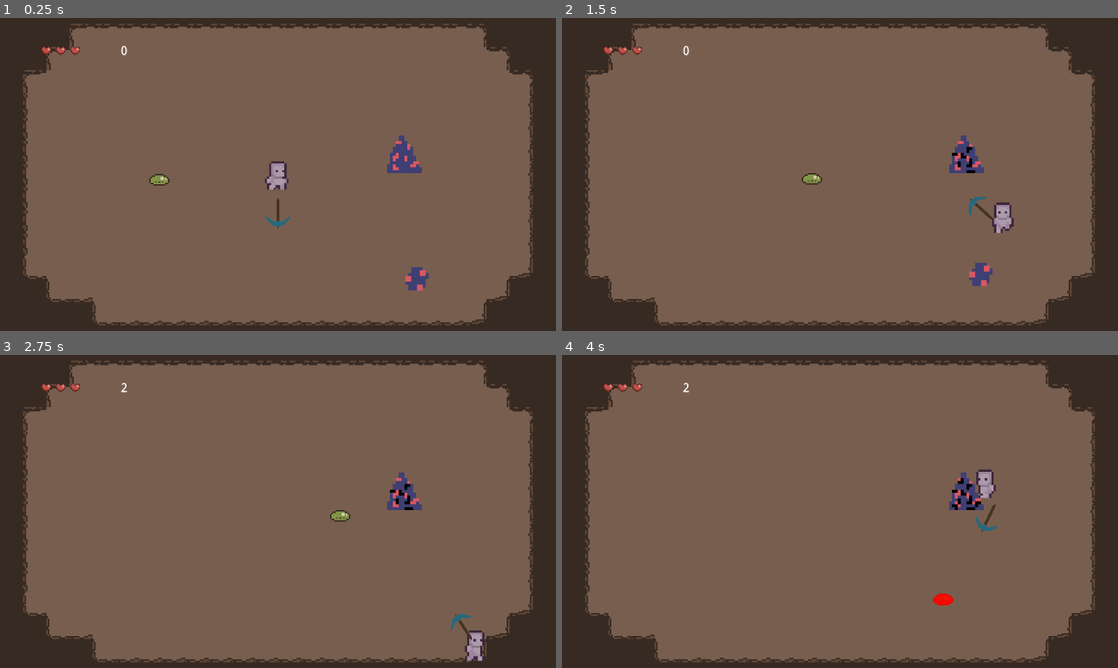
Above: before the commit, frames 1-4 (two rows, left to right).
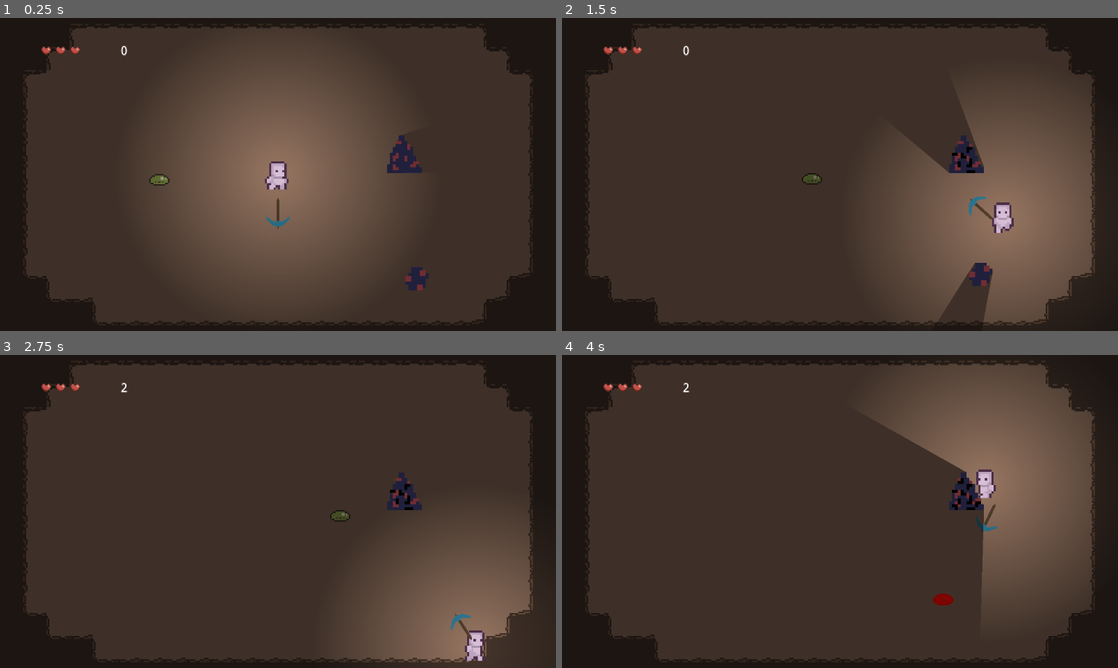
Above: after the commit, the same moments.

Repository: noahstelmak/dig-dig-down
Game: Godot game, scene res://floor_i.tscn
Two runs of this game, one before a commit and one after it. Both use one fixed random seed, a clock stepped at 60 frames per second and the inputs below.
Inputs (mouse positions are in pixels of both pictures, inside the frame that each line leads up to):
- Up to frame 1 (0.25 s): no input
- Up to frame 2 (1.5 s): tap Enter (ui_accept) at 0.5, 0.77 s; move the mouse to (962, 158) at 0.52 s; hold D (right) 0.53-1.28 s; click (962, 158) at 0.6 s; move the mouse to (728, 190) at 1.27 s; hold S (down) from 1.28 s (still down); click (728, 190) at 1.35 s
- Up to frame 3 (2.75 s): tap Enter (ui_accept) at 1.52 s; move the mouse to (333, 442) at 2.02 s; release S (down) at 2.03 s; hold D (right) from 2.03 s (still down); click (333, 442) at 2.1 s
- Up to frame 4 (4 s): move the mouse to (812, 574) at 2.77 s; release D (right) at 2.78 s; hold W (up) 2.78-3.53 s; click (812, 574) at 2.85 s; tap Enter (ui_accept) at 3.02, 3.77 s; move the mouse to (1006, 558) at 3.52 s; hold A (left) from 3.53 s (still down); click (1006, 558) at 3.6 s

The runs differ from the first frame. In frame 1, 82% of the frame differs, in the area x 0-100%, y 0-100%; in frame 2, 79%; in frame 3, 88%; in frame 4, 83%.

Commit message:
Luz e sombra

Diff:
--- a/floor_i.tscn
+++ b/floor_i.tscn
@@ -30,12 +30,6 @@
 [node name="IronOre" parent="." instance=ExtResource("4_yceoc")]
 position = Vector2(175, -31)
 
-[node name="UI" parent="." instance=ExtResource("5_txosh")]
-offset_left = -336.0
-offset_top = -192.0
-offset_right = -336.0
-offset_bottom = -192.0
-
 [node name="IronChunk" parent="." instance=ExtResource("6_auclh")]
 position = Vector2(192, 144)
 
@@ -43,3 +37,15 @@
 stream = ExtResource("7_k6gkq")
 autoplay = true
 mix_target = 2
+
+[node name="CanvasModulate" type="CanvasModulate" parent="."]
+color = Color(0.513233, 0.513233, 0.513233, 1)
+
+[node name="CanvasLayer2" type="CanvasLayer" parent="."]
+follow_viewport_enabled = true
+
+[node name="UI" parent="CanvasLayer2" instance=ExtResource("5_txosh")]
+offset_left = -336.0
+offset_top = -192.0
+offset_right = -336.0
+offset_bottom = -192.0
--- a/scenes/entities/player/player.tscn
+++ b/scenes/entities/player/player.tscn
@@ -1,9 +1,10 @@
-[gd_scene load_steps=35 format=3 uid="uid://p81ukddxm5cl"]
+[gd_scene load_steps=36 format=3 uid="uid://p81ukddxm5cl"]
 
 [ext_resource type="Script" path="res://scenes/entities/player/player.gd" id="1_g55rq"]
 [ext_resource type="PackedScene" uid="uid://doionhaksnvao" path="res://scenes/entities/player/dig_tool.tscn" id="2_7r63m"]
 [ext_resource type="Shader" path="res://scripts/utils/flash.gdshader" id="2_y7s7a"]
 [ext_resource type="Texture2D" uid="uid://gi1mhh6guufq" path="res://assets/sprites/Prototype_Character/Prototype_Character.png" id="3_jvhbg"]
+[ext_resource type="Texture2D" uid="uid://cfmjcq7e2mlbj" path="res://light.png" id="5_kmopk"]
 [ext_resource type="AudioStream" uid="uid://dj0vsni1sfanp" path="res://scenes/entities/player/ahh.mp3" id="5_rbr51"]
 [ext_resource type="AudioStream" uid="uid://b5t2a88i7b4jg" path="res://scenes/entities/player/uhh.mp3" id="6_ssey3"]
 
@@ -248,7 +249,7 @@
 material = SubResource("ShaderMaterial_rqu50")
 scale = Vector2(3, 3)
 sprite_frames = SubResource("SpriteFrames_ooesi")
-animation = &"dying"
+animation = &"walk_side"
 
 [node name="CollisionShape2D" type="CollisionShape2D" parent="."]
 position = Vector2(0, 8)
@@ -273,4 +274,11 @@
 [node name="uhh" type="AudioStreamPlayer" parent="."]
 stream = ExtResource("6_ssey3")
 
+[node name="PointLight2D" type="PointLight2D" parent="."]
+position = Vector2(-2.27374e-13, -4.76837e-07)
+scale = Vector2(0.886719, 0.871094)
+energy = 0.75
+shadow_enabled = true
+texture = ExtResource("5_kmopk")
+
 [connection signal="body_entered" from="HitBox" to="." method="_on_hit_box_body_entered"]
--- a/scenes/objects/items/chunks/iron_chunk/IronChunk.tscn
+++ b/scenes/objects/items/chunks/iron_chunk/IronChunk.tscn
@@ -8,6 +8,9 @@
 
 [sub_resource type="CircleShape2D" id="CircleShape2D_xhcw7"]
 radius = 25.02
+
+[sub_resource type="OccluderPolygon2D" id="OccluderPolygon2D_v5lk8"]
+polygon = PackedVector2Array(-2, -4, -2, -2, -3, -2, -3, -1, -4, -1, -4, 2, -3, 2, -3, 4, 2, 4, 2, 3, 3, 3, 3, 0, 4, 0, 4, -2, 3, -2, 3, -3, 2, -3, 2, -4)
 
 [node name="IronChunk" type="Node2D"]
 script = ExtResource("1_y3ngf")
@@ -27,6 +30,10 @@
 scale = Vector2(4, 4)
 texture = ExtResource("2_ag7wg")
 
+[node name="LightOccluder2D2" type="LightOccluder2D" parent="."]
+scale = Vector2(4, 4)
+occluder = SubResource("OccluderPolygon2D_v5lk8")
+
 [connection signal="body_entered" from="AttractArea" to="." method="_on_attract_area_body_entered"]
 [connection signal="body_exited" from="AttractArea" to="." method="_on_attract_area_body_exited"]
 [connection signal="body_entered" from="CollectionArea" to="." method="_on_collection_area_body_entered"]
--- a/scenes/objects/minerals/iron_ore/iron_ore.tscn
+++ b/scenes/objects/minerals/iron_ore/iron_ore.tscn
@@ -7,6 +7,9 @@
 
 [sub_resource type="RectangleShape2D" id="RectangleShape2D_sqvgr"]
 size = Vector2(34, 38)
+
+[sub_resource type="OccluderPolygon2D" id="OccluderPolygon2D_r0jkh"]
+polygon = PackedVector2Array(-24, 29, 24, 29, 24, 21, 20, 21, 20, 13, 16, 13, 16, 5, 12, 5, 12, -7, 8, -7, 8, -11, 4, -11, 4, -15, 0, -15, 0, -23, -8, -23, -8, -15, -12, -15, -12, -7, -16, -7, -16, 1, -20, 1, -20, 17, -24, 17)
 
 [node name="IronOre" type="StaticBody2D"]
 script = ExtResource("1_xfigp")
@@ -28,4 +31,7 @@
 position = Vector2(-2, 9)
 shape = SubResource("RectangleShape2D_sqvgr")
 
+[node name="LightOccluder2D" type="LightOccluder2D" parent="."]
+occluder = SubResource("OccluderPolygon2D_r0jkh")
+
 [connection signal="health_changed" from="." to="BreakingAnimation" method="update_state"]
Not shown: 1 places in floor_i.tscn that only renumber resources
Binary file added: light.png
Not shown, added: light.png.import
Not shown: 1 places in scenes/objects/items/chunks/iron_chunk/IronChunk.tscn that only renumber resources
Not shown: 1 places in scenes/objects/minerals/iron_ore/iron_ore.tscn that only renumber resources
